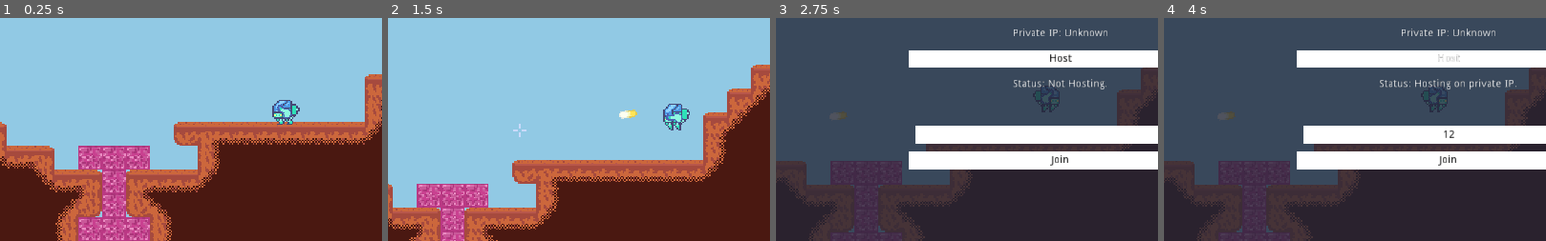
Above: before the commit, frames 1-4 (left to right).
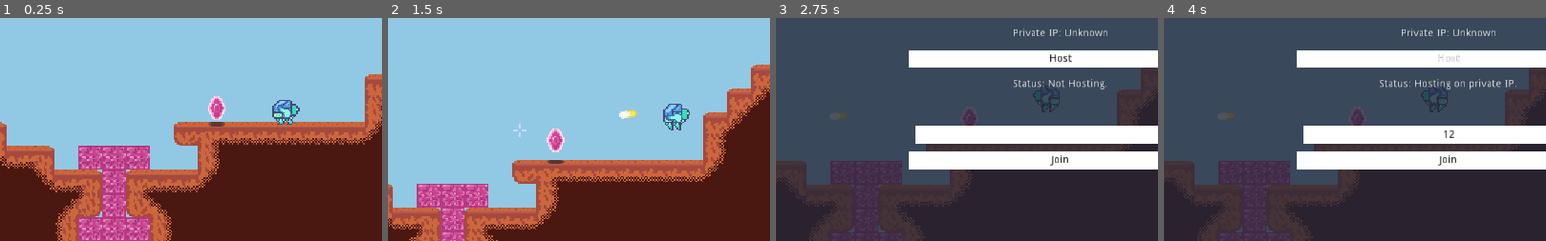
Above: after the commit, the same moments.

Repository: MichaelRRyan/Mecha-Miners
Game: Godot game, scene res://scenes/Gameplay.tscn
The game is run twice, just before and just after one commit, with the same random seed, the same clock (stepped at 60 frames per second) and the same inputs.
Inputs (mouse positions are % of the whole screen's width and height, from its top left):
- Up to frame 1 (0.25 s): no input
- Up to frame 2 (1.5 s): tap Enter at 0.5 s; move the mouse to (72, 45) at 0.52 s; hold D (move_right) 0.53-1.28 s; hold W (jump) 0.53-1.28 s; move the mouse to (30, 55) at 1.27 s; hold A (move_left) from 1.28 s (still down); click (30, 55) at 1.35 s
- Up to frame 3 (2.75 s): tap W (jump) at 1.52, 1.55, 1.82, 2.3 s; move the mouse to (60, 28) at 2.02 s; release A (move_left) at 2.03 s; hold D (move_right) from 2.03 s (still down); hold H (toggle_network_panel) from 2.03 s (still down)
- Up to frame 4 (4 s): release D (move_right) at 2.75 s; release H (toggle_network_panel) at 2.75 s; click (50, 56) at 2.77 s; type "12" at 2.85 s; click "Host" at 3.5 s
The pictures show only the part of the screen within x 13-63%, y 30-80%; the shares and areas given below are measured in that part.

The runs differ from the first frame. In frame 1, 0.4% of the frame differs, in the area x 54-59%, y 35-49%; in frame 2, 0.4%; in frame 3, 0.1%; in frame 4, 0.1%.

Commit message:
Added crystal shard visual and destroy tile method

Diff:
--- /dev/null
+++ b/scenes/CrystalShard.tscn
@@ -0,0 +1,63 @@
+[gd_scene load_steps=5 format=2]
+
+[ext_resource path="res://assets/images/spritesheet.png" type="Texture" id=1]
+[ext_resource path="res://scripts/CrystalShard.gd" type="Script" id=2]
+
+[sub_resource type="Animation" id=1]
+length = 0.001
+tracks/0/type = "bezier"
+tracks/0/path = NodePath("Sprite:position:x")
+tracks/0/interp = 1
+tracks/0/loop_wrap = true
+tracks/0/imported = false
+tracks/0/enabled = true
+tracks/0/keys = {
+"points": PoolRealArray( 0, -0.25, 0, 0.25, 0 ),
+"times": PoolRealArray( 0 )
+}
+tracks/1/type = "bezier"
+tracks/1/path = NodePath("Sprite:position:y")
+tracks/1/interp = 1
+tracks/1/loop_wrap = true
+tracks/1/imported = false
+tracks/1/enabled = true
+tracks/1/keys = {
+"points": PoolRealArray( -4, -0.25, 0, 0.25, 0 ),
+"times": PoolRealArray( 0 )
+}
+
+[sub_resource type="Animation" id=2]
+resource_name = "bob"
+length = 3.0
+loop = true
+tracks/0/type = "bezier"
+tracks/0/path = NodePath("Sprite:position:y")
+tracks/0/interp = 1
+tracks/0/loop_wrap = true
+tracks/0/imported = false
+tracks/0/enabled = true
+tracks/0/keys = {
+"points": PoolRealArray( -2, -0.7, 0, 0.7, 0, -6, -0.7, 0, 0.7, 0, -2, -0.7, 0, 0.7, 0 ),
+"times": PoolRealArray( 0, 1.5, 3 )
+}
+
+[node name="CrystalShard" type="Node2D"]
+script = ExtResource( 2 )
+
+[node name="Sprite" type="Sprite" parent="."]
+modulate = Color( 1.05, 1.05, 1.05, 1 )
+position = Vector2( 0, -4 )
+z_index = 1
+texture = ExtResource( 1 )
+region_enabled = true
+region_rect = Rect2( 144, 80, 16, 16 )
+
+[node name="ShadowSprite" type="Sprite" parent="."]
+position = Vector2( 0, 8 )
+texture = ExtResource( 1 )
+region_enabled = true
+region_rect = Rect2( 160, 80, 16, 16 )
+
+[node name="Animator" type="AnimationPlayer" parent="."]
+anims/RESET = SubResource( 1 )
+anims/bob = SubResource( 2 )
--- a/scenes/Gameplay.tscn
+++ b/scenes/Gameplay.tscn
@@ -1,9 +1,10 @@
-[gd_scene load_steps=7 format=2]
+[gd_scene load_steps=8 format=2]
 
 [ext_resource path="res://scenes/Player.tscn" type="PackedScene" id=1]
 [ext_resource path="res://scenes/Terrain.tscn" type="PackedScene" id=2]
 [ext_resource path="res://scenes/GUIManager.tscn" type="PackedScene" id=3]
 [ext_resource path="res://scripts/BulletManager.gd" type="Script" id=4]
+[ext_resource path="res://scenes/CrystalShard.tscn" type="PackedScene" id=5]
 [ext_resource path="res://scenes/Cursor.tscn" type="PackedScene" id=6]
 [ext_resource path="res://scripts/PlayerManager.gd" type="Script" id=7]
 
@@ -35,3 +36,6 @@
 pause_mode = 2
 
 [node name="Particles" type="Node2D" parent="." groups=["particle_container"]]
+
+[node name="CrystalShard" parent="." instance=ExtResource( 5 )]
+position = Vector2( 45, 121 )
--- a/scenes/Player.tscn
+++ b/scenes/Player.tscn
@@ -8,6 +8,26 @@
 [sub_resource type="AtlasTexture" id=2]
 atlas = ExtResource( 1 )
 region = Rect2( 0, 64, 32, 32 )
+
+[sub_resource type="AtlasTexture" id=11]
+atlas = ExtResource( 1 )
+region = Rect2( 64, 64, 32, 32 )
+
+[sub_resource type="AtlasTexture" id=7]
+atlas = ExtResource( 1 )
+region = Rect2( 64, 96, 32, 32 )
+
+[sub_resource type="AtlasTexture" id=8]
+atlas = ExtResource( 1 )
+region = Rect2( 32, 96, 32, 32 )
+
+[sub_resource type="AtlasTexture" id=9]
+atlas = ExtResource( 1 )
+region = Rect2( 0, 96, 32, 32 )
+
+[sub_resource type="AtlasTexture" id=10]
+atlas = ExtResource( 1 )
+region = Rect2( 96, 96, 32, 32 )
 
 [sub_resource type="AtlasTexture" id=3]
 atlas = ExtResource( 1 )
@@ -25,26 +45,6 @@
 atlas = ExtResource( 1 )
 region = Rect2( 96, 96, 32, 32 )
 
-[sub_resource type="AtlasTexture" id=7]
-atlas = ExtResource( 1 )
-region = Rect2( 64, 96, 32, 32 )
-
-[sub_resource type="AtlasTexture" id=8]
-atlas = ExtResource( 1 )
-region = Rect2( 32, 96, 32, 32 )
-
-[sub_resource type="AtlasTexture" id=9]
-atlas = ExtResource( 1 )
-region = Rect2( 0, 96, 32, 32 )
-
-[sub_resource type="AtlasTexture" id=10]
-atlas = ExtResource( 1 )
-region = Rect2( 96, 96, 32, 32 )
-
-[sub_resource type="AtlasTexture" id=11]
-atlas = ExtResource( 1 )
-region = Rect2( 64, 64, 32, 32 )
-
 [sub_resource type="SpriteFrames" id=12]
 animations = [ {
 "frames": [ SubResource( 2 ) ],
@@ -52,20 +52,20 @@
 "name": "idle",
 "speed": 5.0
 }, {
-"frames": [ SubResource( 3 ), SubResource( 4 ), SubResource( 5 ), SubResource( 6 ) ],
+"frames": [ SubResource( 11 ) ],
 "loop": true,
-"name": "walk",
-"speed": 10.0
+"name": "jump",
+"speed": 5.0
 }, {
 "frames": [ SubResource( 7 ), SubResource( 8 ), SubResource( 9 ), SubResource( 10 ) ],
 "loop": true,
 "name": "walk_reversed",
 "speed": 10.0
 }, {
-"frames": [ SubResource( 11 ) ],
+"frames": [ SubResource( 3 ), SubResource( 4 ), SubResource( 5 ), SubResource( 6 ) ],
 "loop": true,
-"name": "jump",
-"speed": 5.0
+"name": "walk",
+"speed": 10.0
 } ]
 
 [sub_resource type="CapsuleShape2D" id=13]
--- /dev/null
+++ b/scripts/CrystalShard.gd
@@ -0,0 +1,4 @@
+extends Node2D
+
+func _ready():
+	$Animator.play("bob")
--- a/scripts/Terrain.gd
+++ b/scripts/Terrain.gd
@@ -91,3 +91,20 @@
 
 
 # -----------------------------------------------------------------------------
+func __destroy_tile(tile_position : Vector2):
+
+	var type = get_cellv(tile_position)
+
+	if TileType.Crystal == type:
+		pass
+
+	# Removes the cell and updates the surrounding cells.
+	set_cellv(tile_position, -1)
+	update_bitmask_area(tile_position)
+
+	# Removes the damage information and visual.
+	damaged_tiles.erase(tile_position)
+	$DamageIndicators.set_cellv(tile_position, -1)
+
+
+# -----------------------------------------------------------------------------
Binary file changed: assets/images/spritesheet.png
